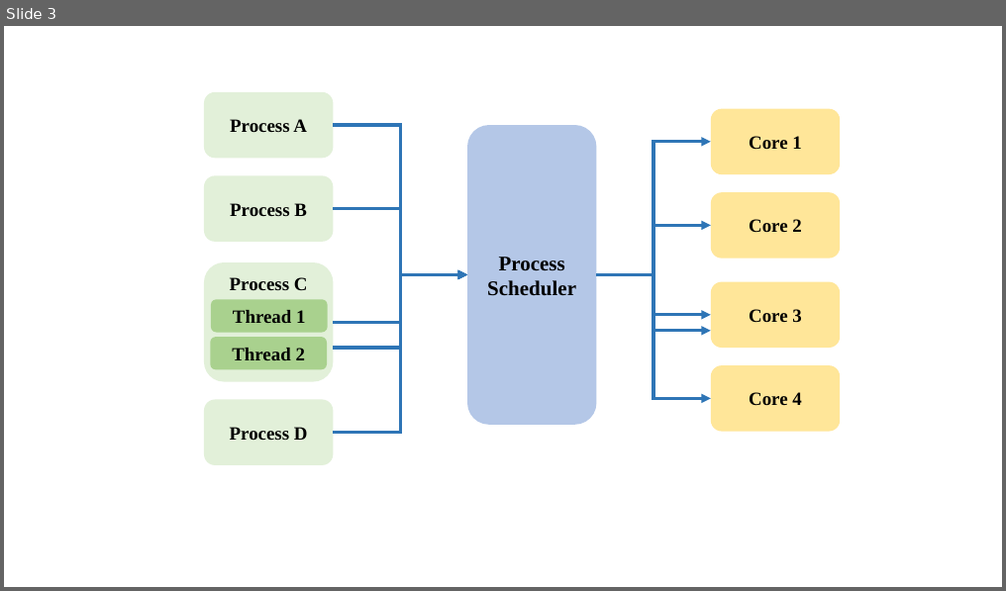
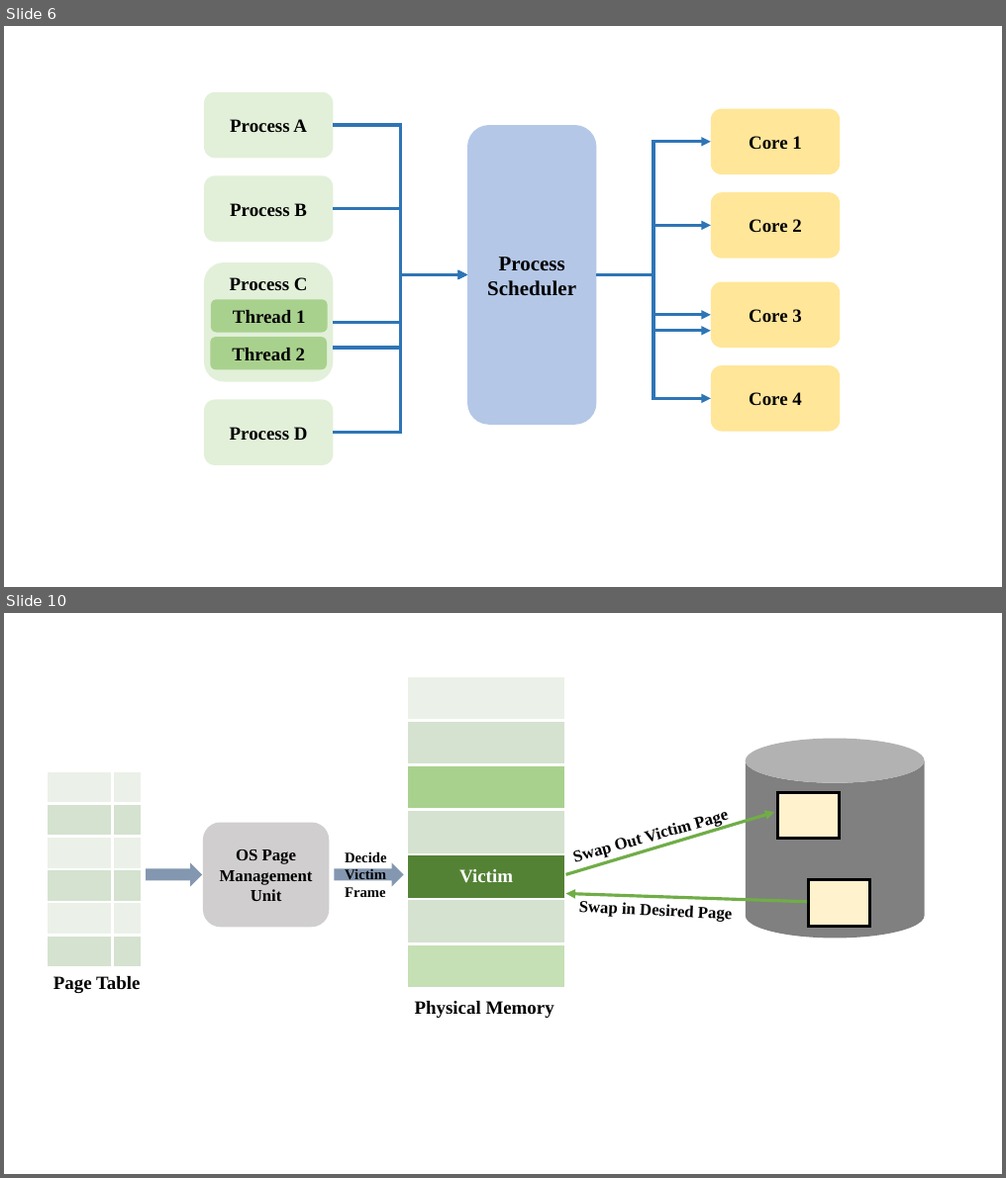
Before and after one commit to LiuYingying0104/AIOS, a slide deck: ML Apply in OS/Graphs/figures.pptx. Shown one above the other, each under a label of ours: slide 3 before the commit, slides 6 and 10 after it; the slides between them are not shown. The pictures are 1006x591 and 1006x1178 pixels, drawn with LibreOffice and Linux fonts; fonts in the diff are those of the drawing. Boxes give left, top, right and bottom in pixels: in the first picture for what was removed or moved away, otherwise in the second. Text is boxed around its words. In the diff, an @@ line names an element or a change of style, - is before the commit and + after.

```diff
--- a/ML Apply in OS/Graphs/figures.pptx
+++ b/ML Apply in OS/Graphs/figures.pptx
@@ slide 10 added at box(4, 613, 1002, 1174), background #FFFFFF @@
@@ table added at box(407, 676, 565, 989), 7 rows, 1 columns @@
+
+
+
+
+Victim
+
+
@@ cylinder added at box(746, 738, 924, 938), fill #808080 @@
@@ table added at box(46, 771, 143, 967), 6 rows, 2 columns @@
+ | 
+ | 
+ | 
+ | 
+ | 
+ | 
@@ arrow added from (566, 875) to (774, 812), #70AD47 3 pt @@
@@ text added at box(616, 812, 729, 856), 16 pt, text #000000, bold @@
+Swap Out Victim Page
@@ rectangle added at box(778, 792, 840, 839), fill #FFF2CC, outline #000000 3 pt @@
@@ rounded rectangle added at box(203, 823, 330, 928), fill #D0CECE, 16 pt, text #000000, bold @@
+OS Page Management Unit
@@ right arrow added at box(146, 863, 202, 887), fill #8497B0 @@
@@ right arrow added at box(334, 863, 404, 887), fill #8497B0 @@
@@ text added at box(345, 852, 386, 897), 14 pt, text #000000, bold @@
+Decide Victim Frame
@@ arrow added from (844, 903) to (566, 894), #70AD47 3 pt @@
@@ text added at box(579, 901, 732, 922), 16 pt, text #000000, bold @@
+Swap in Desired Page
@@ rectangle added at box(809, 880, 870, 926), fill #FFF2CC, outline #000000 3 pt @@
@@ text added at box(54, 976, 140, 993), 18 pt, text #000000, bold @@
+Page Table
@@ text added at box(415, 1001, 554, 1018), 18 pt, text #000000, bold @@
+Physical Memory
@@ what was slide 3 is now slide 6 @@
```
Also in this commit, not shown: 3 slides changed, 6 other slides added, 2 slides removed, 5 other files.
